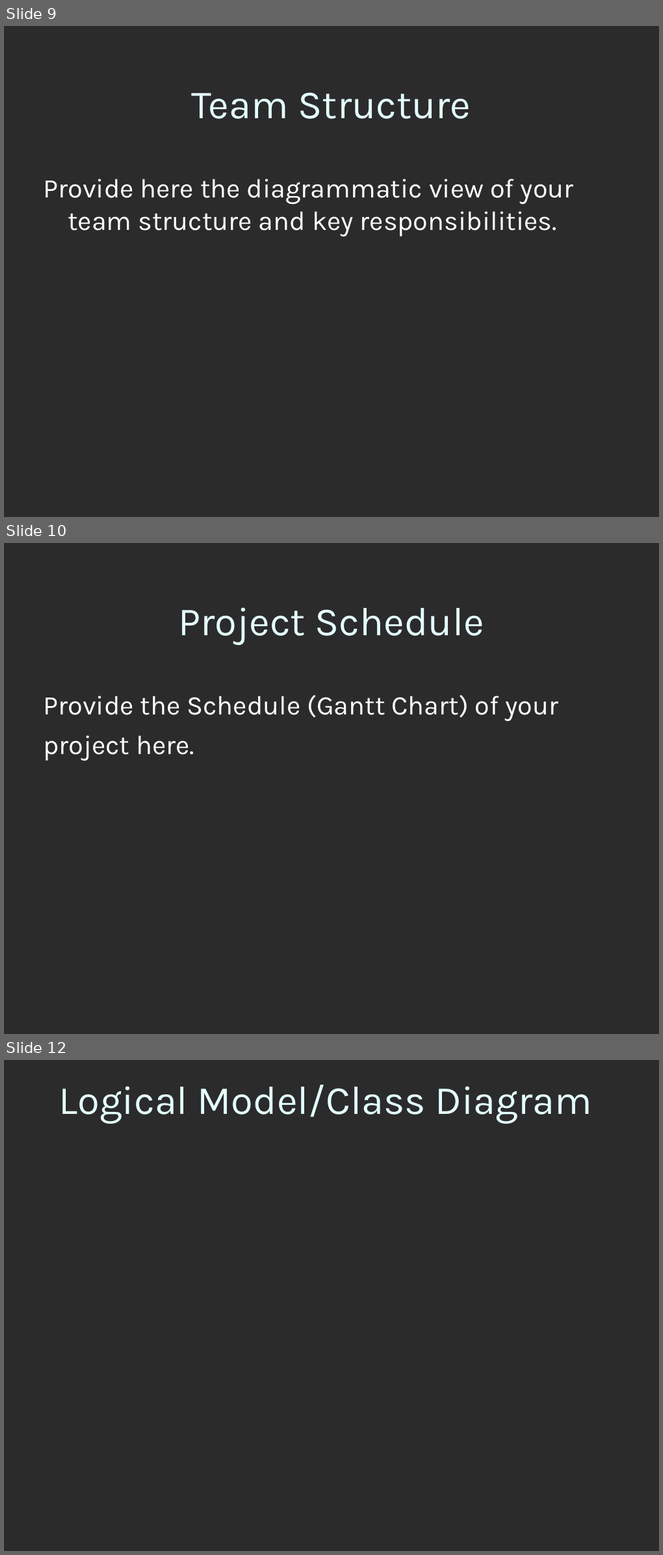
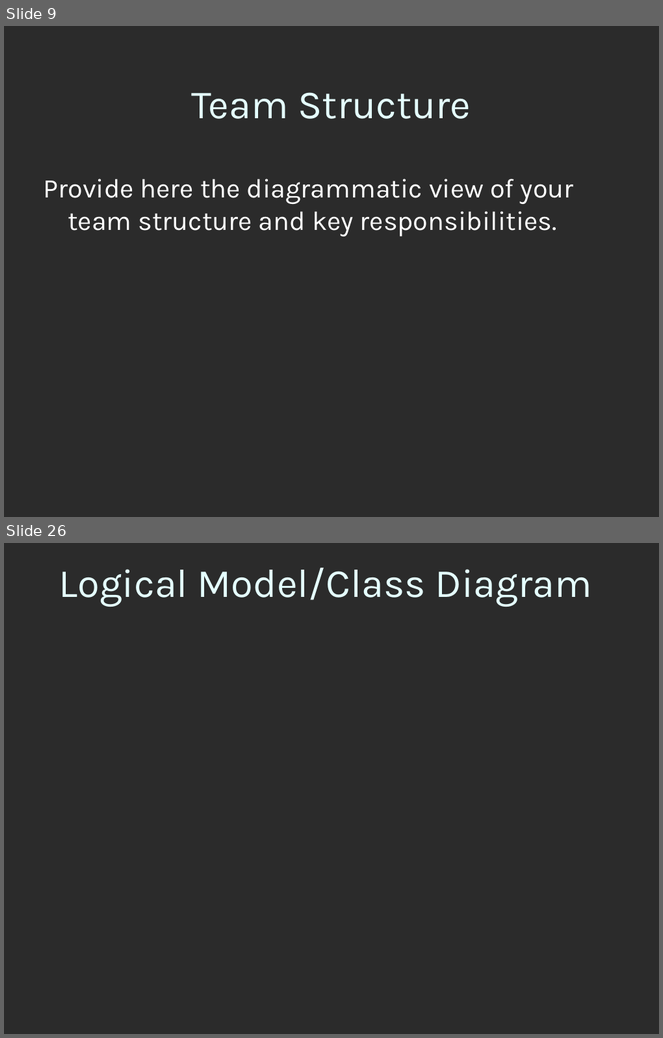
Before and after one commit to afraz-malik/faculty-directory, a slide deck: 5. Final Deliverable/5. Final Delieverable/3-SamplePresentation.ppt. Shown one above the other, each under a label of ours: slides 9, 10 and 12 before the commit, slides 9 and 26 after it; the slides between them are not shown. The pictures are 663x1555 and 663x1038 pixels, drawn with LibreOffice and Linux fonts; fonts in the diff are those of the drawing; background and template pictures are left out; a plain dark background stands for a picture behind light text. Boxes give left, top, right and bottom in pixels: in the first picture for what was removed or moved away, otherwise in the second. Text is boxed around its words. In the diff, an @@ line names an element or a change of style, - is before the commit and + after.

```diff
--- a/5. Final Deliverable/5. Final Delieverable/3-SamplePresentation.ppt
+++ b/5. Final Deliverable/5. Final Delieverable/3-SamplePresentation.ppt
@@ slide 10 removed at (4, 543, 659, 1034), background picture (left out) @@
@@ title removed at (178, 607, 484, 645) @@
-Project Schedule
@@ text removed at (43, 695, 558, 761) @@
-Provide the Schedule (Gantt Chart) of your
-project here.
@@ what was slide 12 is now slide 26 @@
```
Also in this commit, not shown: 1 slide changed, 21 slides added, 6 other slides removed, 3 other files.
